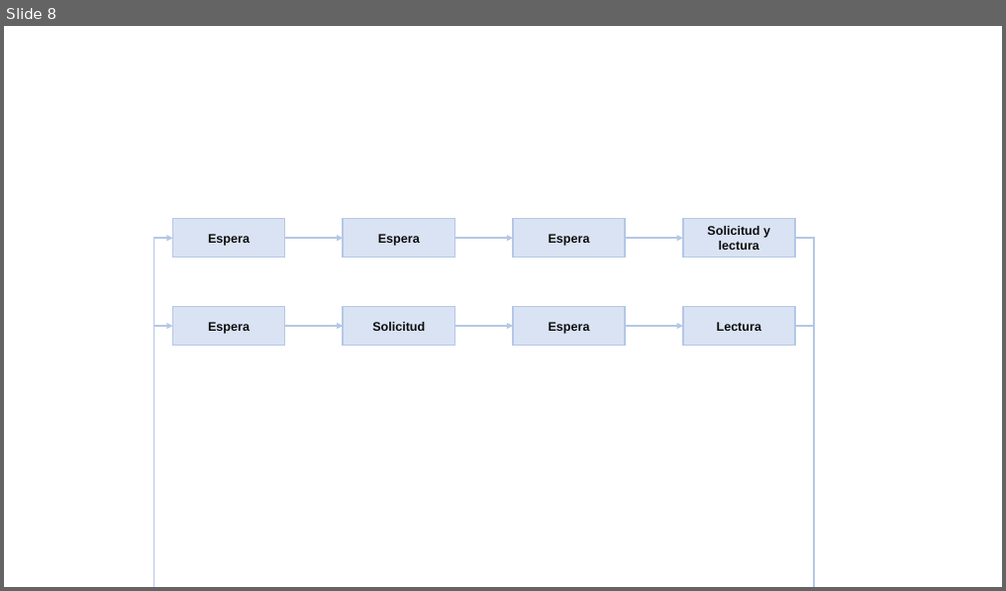
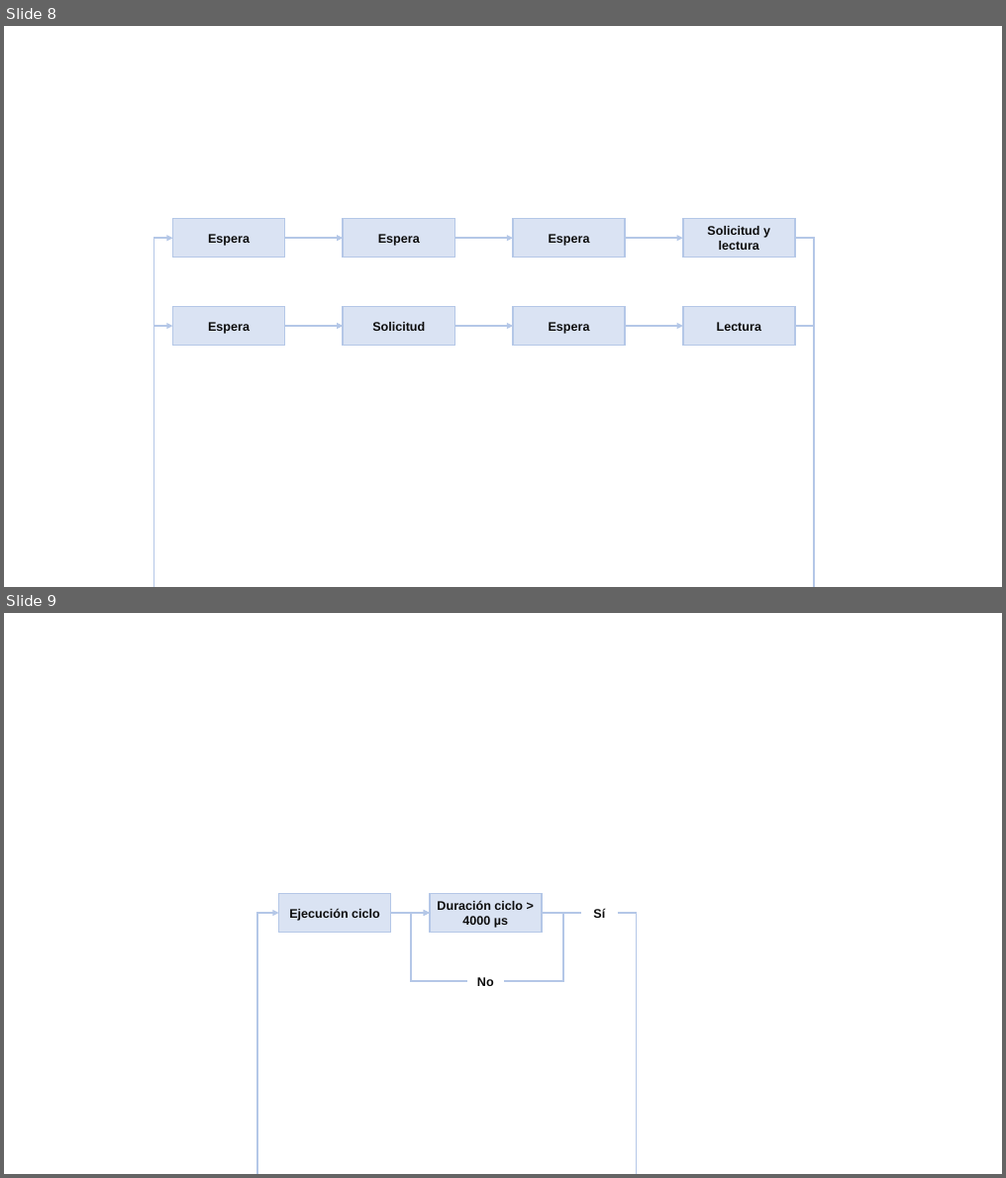
Before and after one commit to leonprietobailo/DroneSTM32F405, a slide deck: doc/schemes.pptx. Shown one above the other, each under a label of ours: slide 8 before the commit, slides 8 and 9 after it. The pictures are 1006x591 and 1006x1178 pixels, drawn with LibreOffice and Linux fonts; fonts in the diff are those of the drawing. Boxes give left, top, right and bottom in pixels: in the first picture for what was removed or moved away, otherwise in the second. Text is boxed around its words. In the diff, an @@ line names an element or a change of style, - is before the commit and + after.

```diff
--- a/doc/schemes.pptx
+++ b/doc/schemes.pptx
@@ slide 9 added at box(4, 613, 1002, 1174), background #FFFFFF @@
@@ rectangle added at box(279, 894, 391, 933), fill #DAE3F3, outline #B4C7E7 1.5 pt, 12 pt, text #0D0D0D, bold @@
+Ejecución ciclo
@@ rectangle added at box(430, 894, 542, 933), fill #DAE3F3, outline #B4C7E7 1.5 pt, 12 pt, text #0D0D0D, bold @@
+Duración ciclo > 4000 µs
@@ text added at box(593, 909, 605, 918), 12 pt, text #0D0D0D, bold @@
+Sí
@@ elbow arrow added from (618, 913) to (279, 913), #B4C7E7 1.5 pt @@
@@ arrow added from (391, 913) to (430, 913), #B4C7E7 1.5 pt @@
@@ elbow arrow added from (467, 981) to (430, 913), #B4C7E7 1.5 pt @@
@@ elbow line added from (542, 913) to (504, 981), #B4C7E7 1.5 pt @@
@@ line added from (542, 913) to (581, 913), #B4C7E7 1.5 pt @@
@@ text added at box(477, 977, 494, 986), 12 pt, text #0D0D0D, bold @@
+No
```
Also in this commit, not shown: 3 slides changed, 1 other file.
